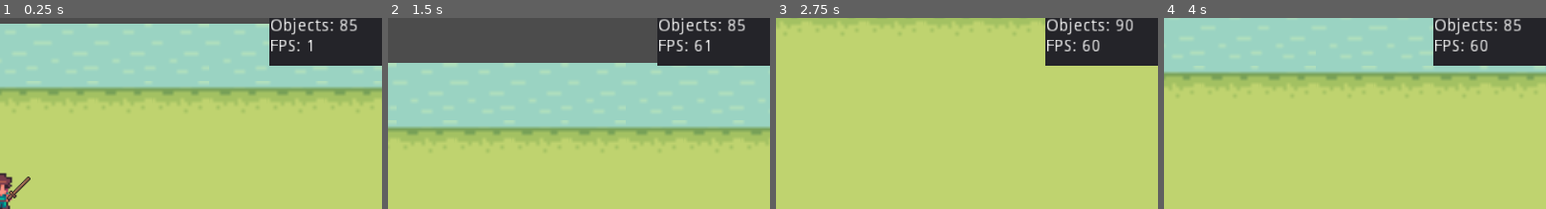
Above: before the commit, frames 1-4 (left to right).
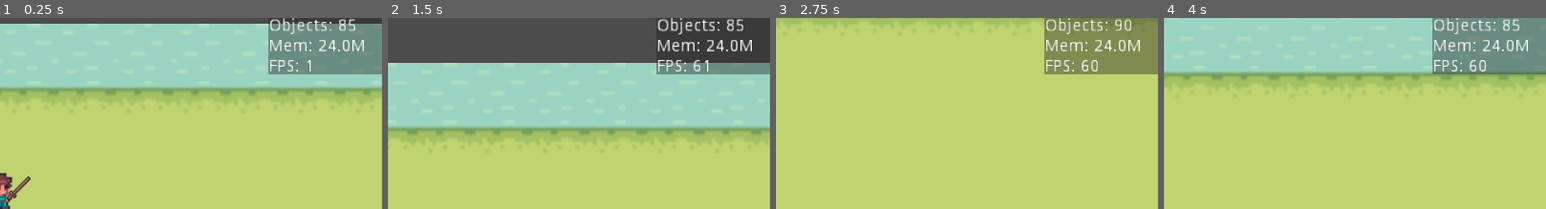
Above: after the commit, the same moments.

Repository: StoneAgeAdventure/StoneAgeAdventure
Game: Godot game, scene res://main/Main.tscn
The game is run twice, just before and just after one commit, with the same random seed, the same clock (stepped at 60 frames per second) and the same inputs.
Inputs (mouse positions are % of the whole screen's width and height, from its top left):
- Up to frame 1 (0.25 s): no input
- Up to frame 2 (1.5 s): move the mouse to (72, 45) at 0.52 s; hold Right (move_right) 0.53-1.28 s; hold Space (attack) 0.53-1.28 s; move the mouse to (30, 55) at 1.27 s; hold Down (move_down) from 1.28 s (still down); click (30, 55) at 1.35 s
- Up to frame 3 (2.75 s): move the mouse to (60, 28) at 2.02 s; release Down (move_down) at 2.03 s; hold Right (move_right) from 2.03 s (still down); hold H (shoot) from 2.03 s (still down)
- Up to frame 4 (4 s): move the mouse to (45, 70) at 2.77 s; release Right (move_right) at 2.78 s; release H (shoot) at 2.78 s; hold Up (move_up) 2.78-3.53 s; tap Space (attack) at 2.85 s; move the mouse to (80, 65) at 3.52 s; press the mouse at (80, 65) at 3.53 s; hold Left (move_left) from 3.53 s (still down)
The pictures show only the part of the screen within x 50-100%, y 0-50%; the shares and areas given below are measured in that part.

The runs differ from the first frame. In frame 1, 8.1% of the frame differs, in the area x 70-100%, y 0-30%; in frame 2, 3.5%; in frame 3, 8.7%; in frame 4, 8.6%.

Commit message:
improve debug scene

Diff:
--- a/singleton/debug.gd
+++ b/singleton/debug.gd
@@ -6,5 +6,6 @@
 func _process(_delta):
 	if debug:
 		var fps := Engine.get_frames_per_second() as int
+		var mem := OS.get_static_memory_usage() / 1024.0 / 1024.0
 		var objects := get_tree().get_node_count()
-		_label.text = "Objects: %d\nFPS: %d" % [objects, fps]
+		_label.text = "Objects: %d\nMem: %.1fM\nFPS: %d" % [objects, mem, fps]
--- a/singleton/debug.tscn
+++ b/singleton/debug.tscn
@@ -5,12 +5,13 @@
 [node name="DebugLayer" type="CanvasLayer"]
 script = ExtResource( 1 )
 
-[node name="Panel" type="Panel" parent="."]
+[node name="Panel" type="ColorRect" parent="."]
 anchor_left = 1.0
 anchor_right = 1.0
-margin_left = -94.0
-margin_bottom = 40.0
+margin_left = -95.0
+margin_bottom = 47.0
+color = Color( 0.117647, 0.117647, 0.117647, 0.392157 )
 
 [node name="Label" type="Label" parent="Panel"]
-margin_right = 87.0
-margin_bottom = 40.0
+margin_right = 95.0
+margin_bottom = 47.0
